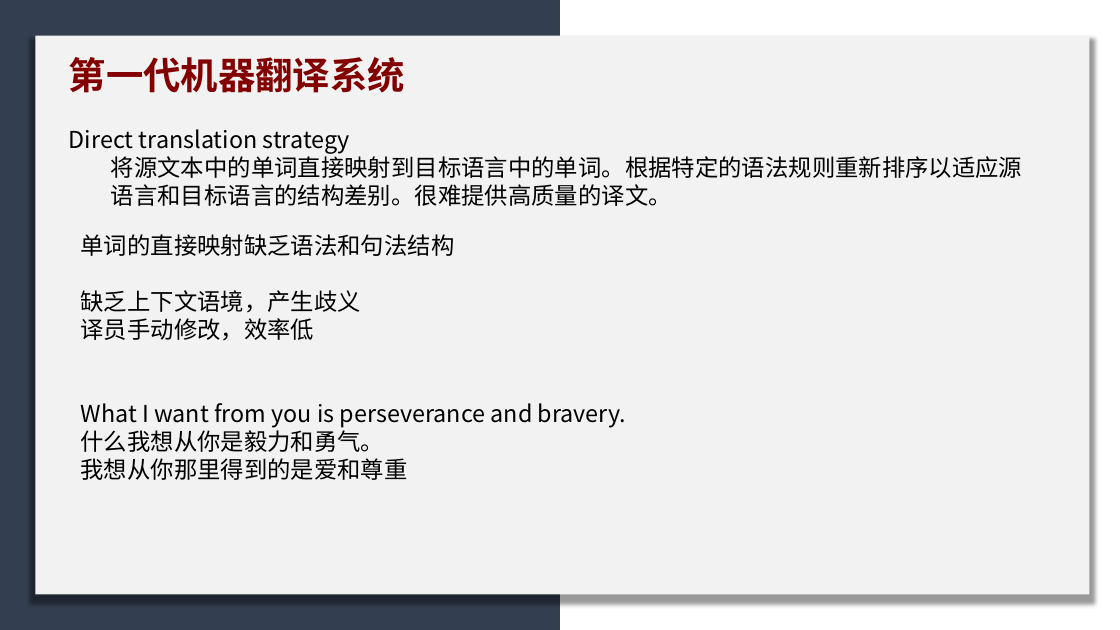
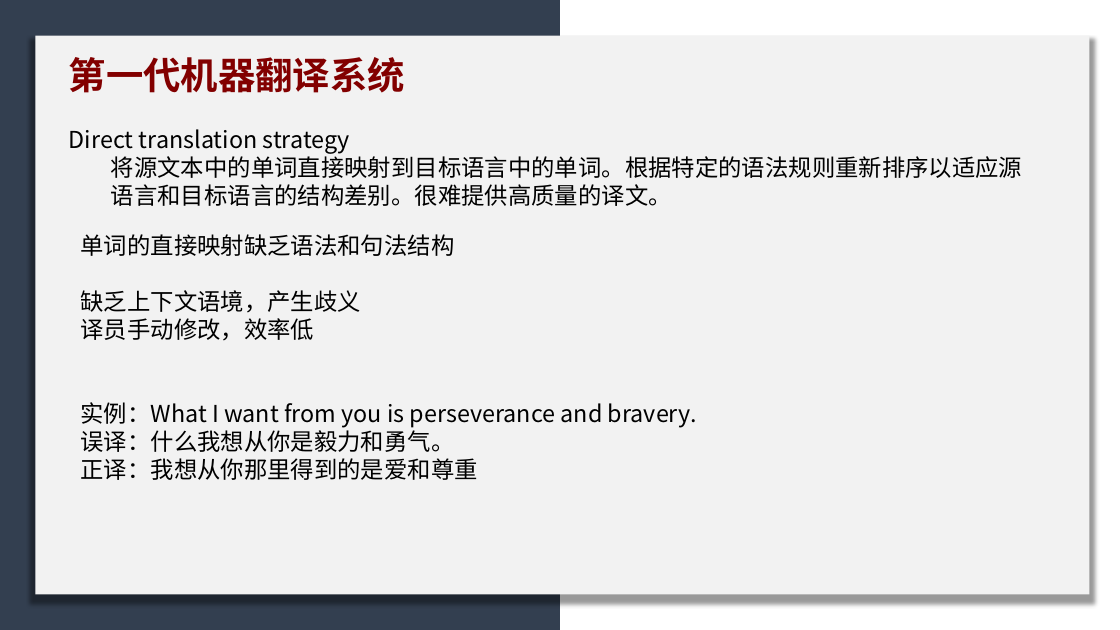
Before and after one commit to licheng0573/RosettaStone, a slide deck: slide 7 of 二组展示.pptx. Drawn at 1120x630 pixels with LibreOffice and Linux fonts; fonts in the diff are those of the drawing. Boxes give left, top, right and bottom in pixels: in the first picture for what was removed or moved away, otherwise in the second. Text is boxed around its words. In the diff, an @@ line names an element or a change of style, - is before the commit and + after.

```diff
--- a/二组展示.pptx
+++ b/二组展示.pptx
@@ text at [81,402,697,480]: text changed @@
-What I want from you is perseverance and bravery.
-什么我想从你是毅力和勇气。
-我想从你那里得到的是爱和尊重
+实例：What I want from you is perseverance and bravery.
+误译：什么我想从你是毅力和勇气。
+正译：我想从你那里得到的是爱和尊重
```
Also in this commit, not shown: 7 other slides changed.
